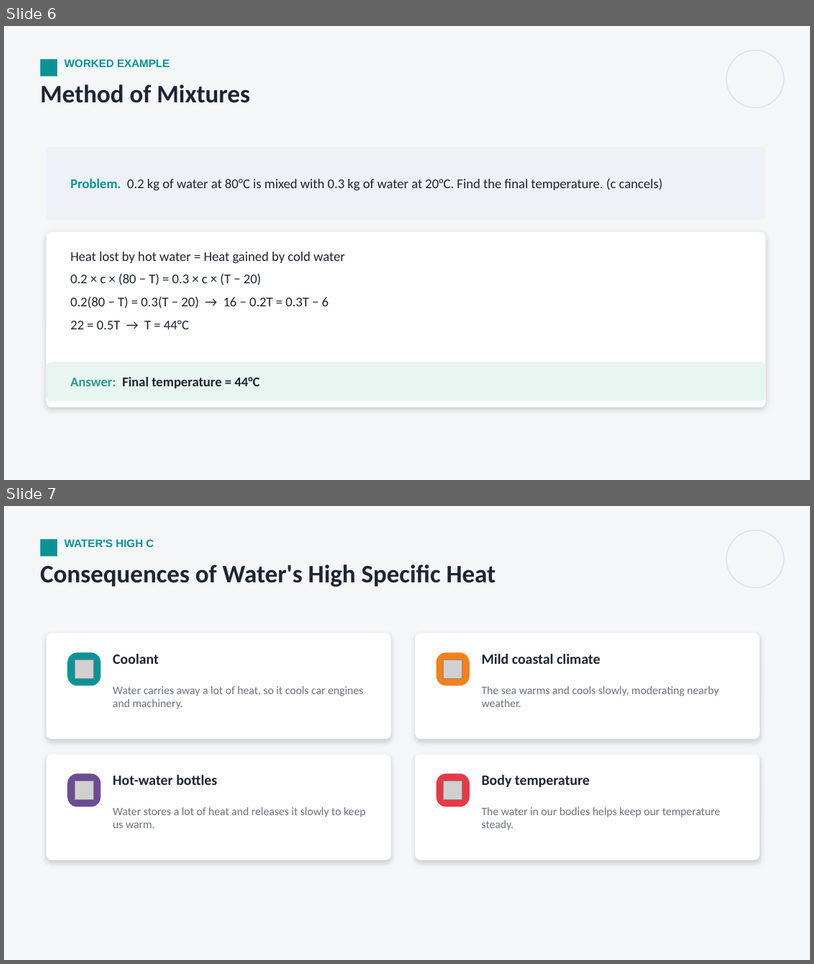
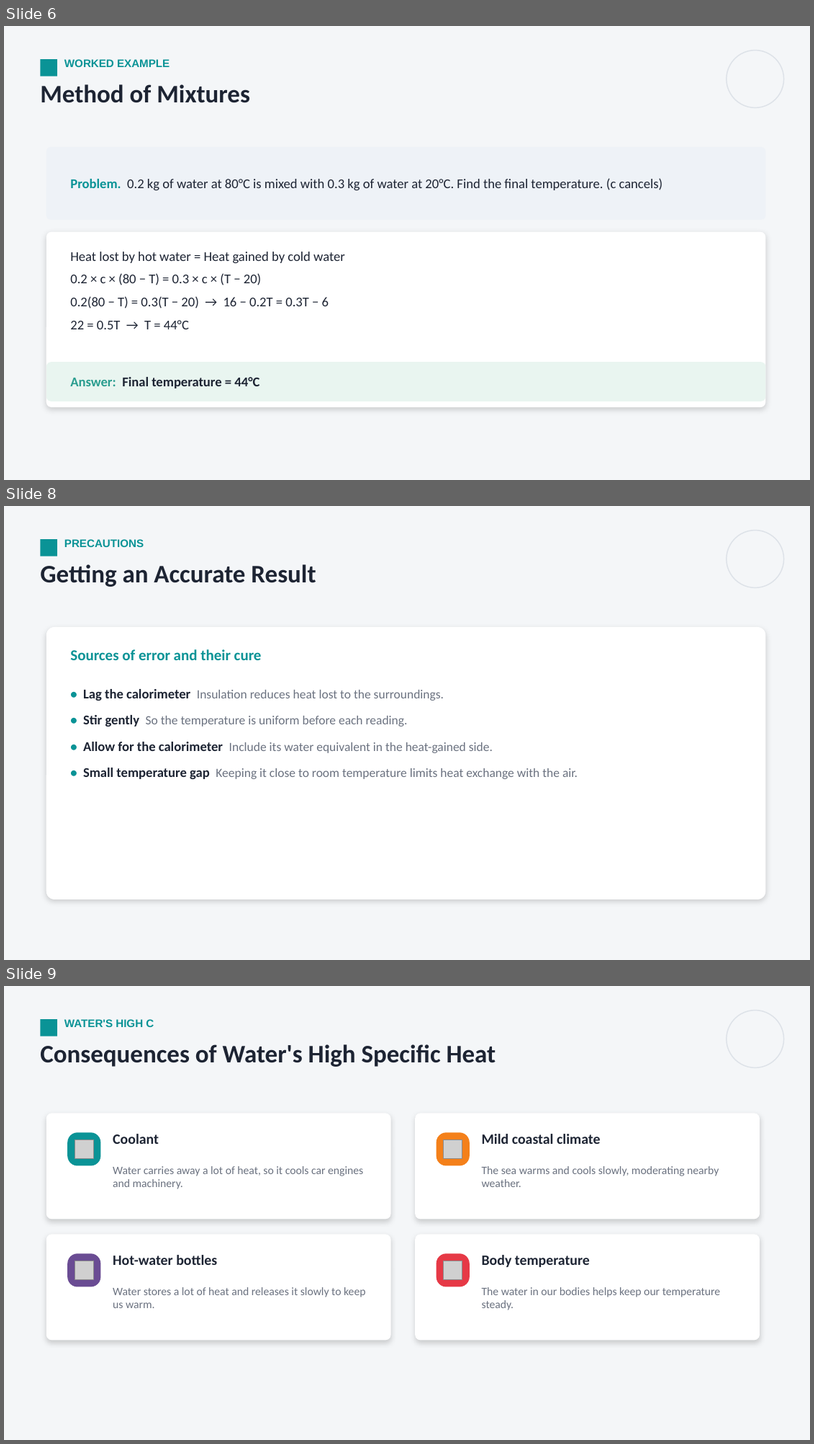
Before and after one commit to parmeshwars2911/MyFirstAR, a slide deck: ppt/Grade10/G10_S112_Calorimetry_2.pptx. Shown one above the other, each under a label of ours: slides 6 and 7 before the commit, slides 6, 8 and 9 after it; the slides between them are not shown. The pictures are 814x964 and 814x1444 pixels, drawn with LibreOffice and Linux fonts; fonts in the diff are those of the drawing; grey boxes stand for pictures. Boxes give left, top, right and bottom in pixels: in the first picture for what was removed or moved away, otherwise in the second. Text is boxed around its words. In the diff, an @@ line names an element or a change of style, - is before the commit and + after.

```diff
--- a/ppt/Grade10/G10_S112_Calorimetry_2.pptx
+++ b/ppt/Grade10/G10_S112_Calorimetry_2.pptx
@@ slide 8 added at box(4, 506, 810, 960), background #F4F6F8 @@
@@ rectangle added at box(40, 539, 57, 556), fill #0A9396 @@
@@ text added at box(64, 539, 144, 547), 13 pt, text #0A9396, bold @@
+PRECAUTIONS
@@ ellipse added at box(727, 530, 784, 587), outline #DDE2E8 1.25 pt @@
@@ text added at box(40, 564, 316, 587), 30 pt, text #1D2433, bold @@
+Getting an Accurate Result
@@ rounded rectangle added at box(46, 627, 766, 899), fill #FFFFFF @@
@@ text added at box(70, 649, 262, 660), 18 pt, text #0A9396, bold @@
+Sources of error and their cure
@@ text added at box(83, 689, 578, 779), 15 pt, text #6B7280 @@
+• Lag the calorimeter Insulation reduces heat lost to the surroundings.
+• Stir gently So the temperature is uniform before each reading.
+• Allow for the calorimeter Include its water equivalent in the heat-gained side.
+• Small temperature gap Keeping it close to room temperature limits heat exchange with the air.
@@ what was slide 7 is now slide 9 @@
```
Also in this commit, not shown: 1 other slide added, 3 other files.
